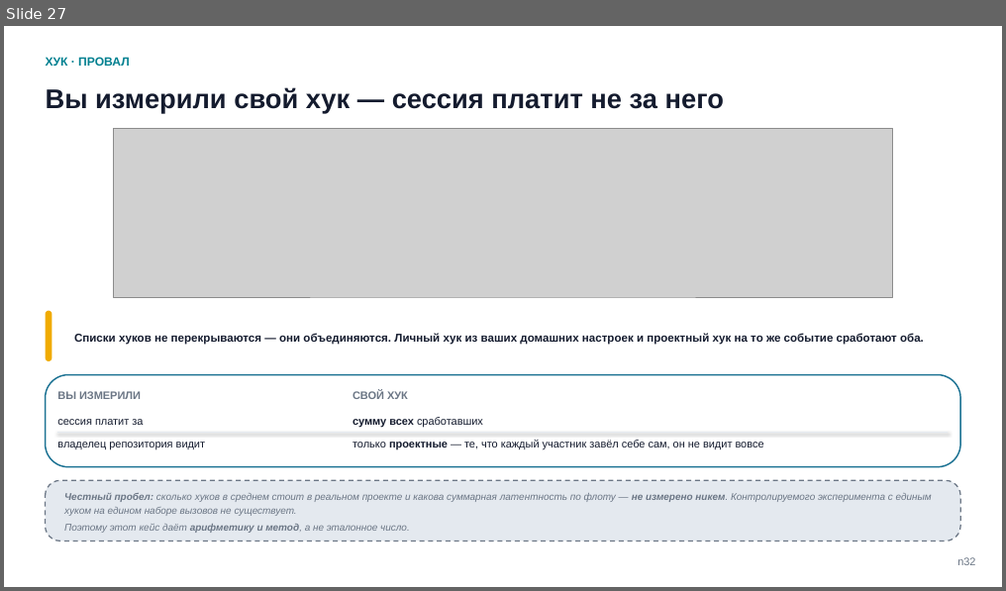
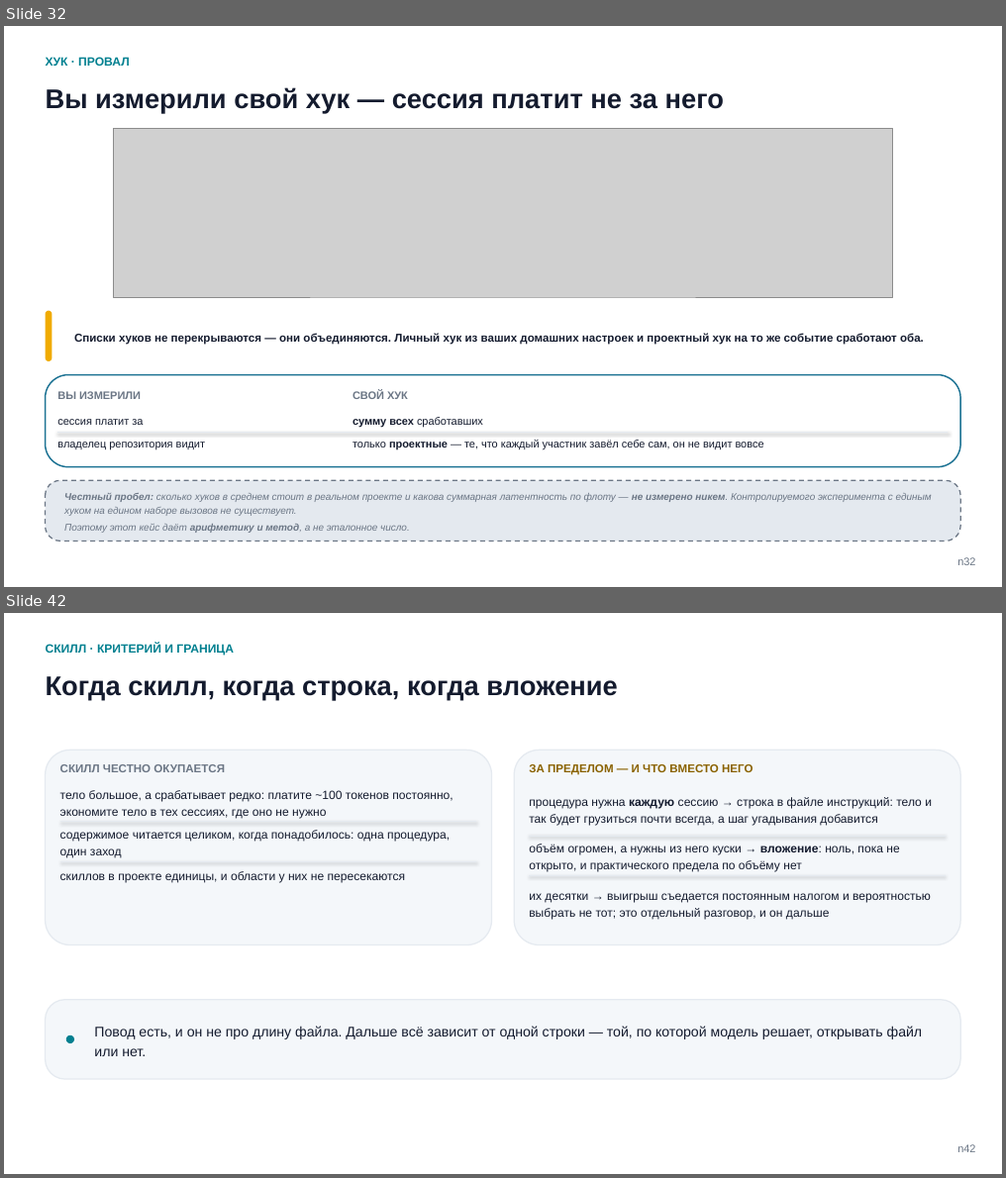
Before and after one commit to tellina-study/AI-usage-lessons, a slide deck: library/seminars/sem-05/rendered/sem-05-n.pptx. Shown one above the other, each under a label of ours: slide 27 before the commit, slides 32 and 42 after it; the slides between them are not shown. The pictures are 1006x591 and 1006x1178 pixels, drawn with LibreOffice and Linux fonts; fonts in the diff are those of the drawing; grey boxes stand for pictures. Boxes give left, top, right and bottom in pixels: in the first picture for what was removed or moved away, otherwise in the second. Text is boxed around its words. In the diff, an @@ line names an element or a change of style, - is before the commit and + after.

```diff
--- a/library/seminars/sem-05/rendered/sem-05-n.pptx
+++ b/library/seminars/sem-05/rendered/sem-05-n.pptx
@@ slide 42 added at [4,613,1002,1174], background #FFFFFF @@
@@ text added at [46,643,234,655], 11.5 pt, text #028090, bold @@
+СКИЛЛ · КРИТЕРИЙ И ГРАНИЦА
@@ text added at [46,676,617,700], 26 pt, text #141B2E, bold @@
+Когда скилл, когда строка, когда вложение
@@ rounded rectangle added at [46,750,491,946], fill #F4F7FA, outline #E5EAF0 1.2 pt @@
@@ rounded rectangle added at [515,750,960,946], fill #F4F7FA, outline #E5EAF0 1.2 pt @@
@@ text added at [60,764,225,772], 11 pt, text #6B7685, bold @@
+СКИЛЛ ЧЕСТНО ОКУПАЕТСЯ
@@ text added at [60,790,452,818], 11.5 pt, text #141B2E @@
+тело большое, а срабатывает редко: платите ~100 токенов постоянно, экономите тело в тех сессиях, где оно не нужно
@@ text added at [529,764,752,775], 11 pt, text #8A6200, bold @@
+ЗА ПРЕДЕЛОМ — И ЧТО ВМЕСТО НЕГО
@@ text added at [529,797,932,825], 11.5 pt, text #141B2E @@
+процедура нужна каждую сессию → строка в файле инструкций: тело и так будет грузиться почти всегда, а шаг угадывания добавится
@@ line added from (60, 822) to (477, 822), #E5EAF0 0.75 pt @@
@@ text added at [60,830,450,859], 11.5 pt, text #141B2E @@
+содержимое читается целиком, когда понадобилось: одна процедура, один заход
@@ line added from (529, 836) to (945, 836), #E5EAF0 0.75 pt @@
@@ text added at [529,844,899,872], 11.5 pt, text #141B2E @@
+объём огромен, а нужны из него куски → вложение: ноль, пока не открыто, и практического предела по объёму нет
@@ line added from (60, 861) to (477, 861), #E5EAF0 0.75 pt @@
@@ text added at [60,871,406,883], 11.5 pt, text #141B2E @@
+скиллов в проекте единицы, и области у них не пересекаются
@@ line added from (529, 875) to (945, 875), #E5EAF0 0.75 pt @@
@@ text added at [529,893,931,920], 11.5 pt, text #141B2E @@
+их десятки → выигрыш съедается постоянным налогом и вероятностью выбрать не тот; это отдельный разговор, и он дальше
@@ rounded rectangle added at [46,1000,960,1079], fill #F4F7FA, outline #E5EAF0 1.2 pt @@
@@ text added at [94,1026,923,1057], 13.5 pt, text #141B2E @@
+Повод есть, и он не про длину файла. Дальше всё зависит от одной строки — той, по которой модель решает, открывать файл или нет.
@@ rounded rectangle added at [66,1035,74,1044], fill #028090 @@
@@ text added at [957,1145,975,1153], 10.5 pt, text #6B7685 @@
+n42
@@ what was slide 27 is now slide 32 @@
```
Also in this commit, not shown: 1 slide changed, 35 other slides added, 16 other files.
